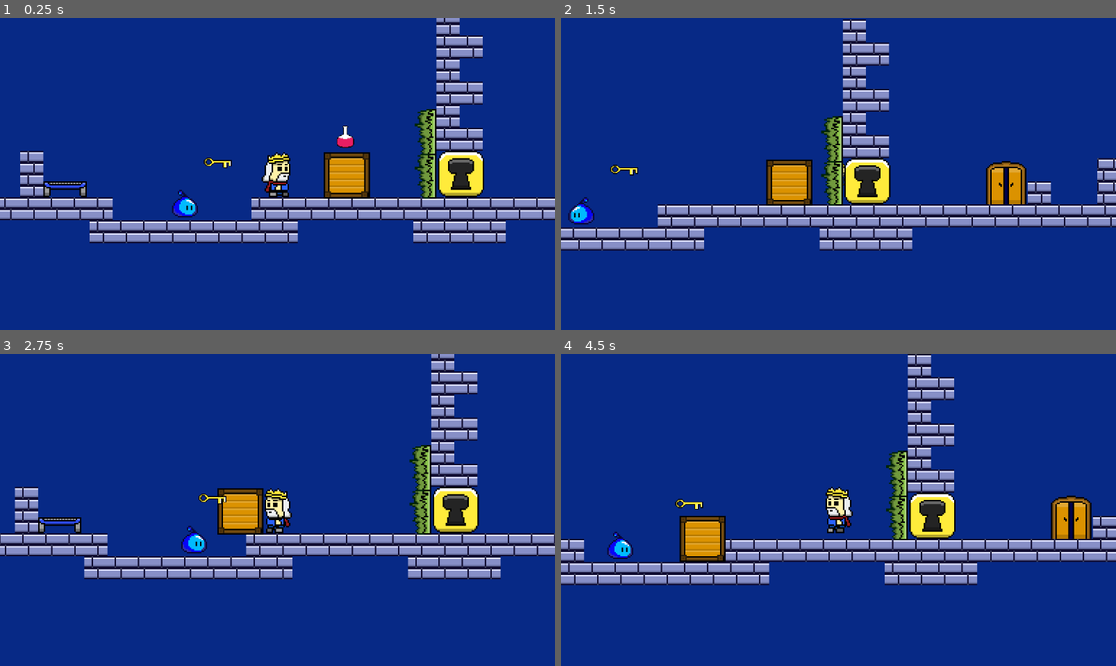
Above: before the commit, frames 1-4 (two rows, left to right).
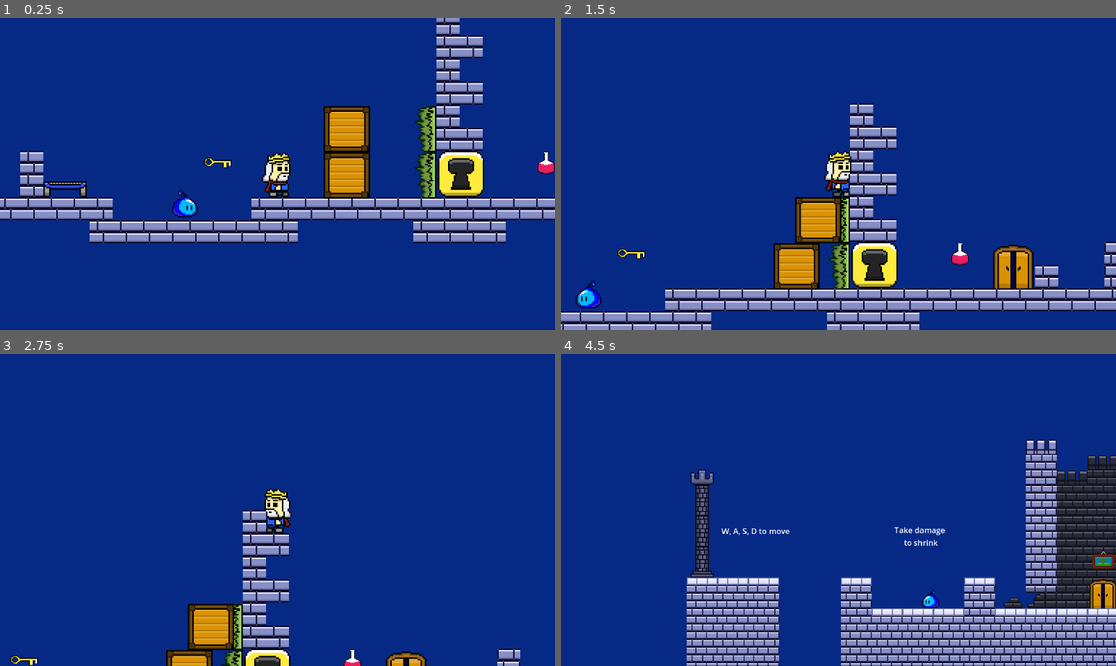
Above: after the commit, the same moments.

Repository: AND0MASTER/gamejam
Game: Godot game, scene res://Scenes/game.tscn
The game is run twice, just before and just after one commit, with the same random seed, the same clock (stepped at 60 frames per second) and the same inputs. This scene is started directly instead of the project's main scene.
Inputs:
- Up to frame 1 (0.25 s): no input
- Up to frame 2 (1.5 s): hold D (move_right) from 0.53 s (still down); tap F (grow) at 0.6, 1.35 s; tap W (jump) at 0.77 s
- Up to frame 3 (2.75 s): tap W (jump) at 1.52 s; release D (move_right) at 2.03 s; hold A (move_left) from 2.03 s (still down); tap F (grow) at 2.1 s
- Up to frame 4 (4.5 s): release A (move_left) at 2.78 s; hold D (move_right) 2.78-4.28 s; tap F (grow) at 2.85, 3.6, 4.35 s; tap W (jump) at 3.02, 3.77 s; hold A (move_left) from 4.28 s (still down)

The runs differ from the first frame. In frame 1, 1.7% of the frame differs, in the area x 58-100%, y 28-51%; in frame 2, 31%; in frame 3, 21%; in frame 4, 38%, in the area x 0-100%, y 0-100%.

Commit message:
box finishing

Diff:
--- a/Scenes/game.tscn
+++ b/Scenes/game.tscn
@@ -156,7 +156,7 @@
 position = Vector2(50, -32)
 
 [node name="Potion" parent="." instance=ExtResource("9_h4fw4")]
-position = Vector2(49, -58)
+position = Vector2(188, -40)
 
 [node name="Key" parent="." instance=ExtResource("10_ldgsr")]
 position = Vector2(-39, -40)
@@ -186,7 +186,10 @@
 position = Vector2(96, -31)
 
 [node name="Vines2" parent="Vines" instance=ExtResource("13_rfjv2")]
-position = Vector2(0, -30)
+position = Vector2(0, -32)
 
 [node name="VineOver" parent="Vines" instance=ExtResource("14_1phco")]
 position = Vector2(5, -72)
+
+[node name="pushBox2" parent="." instance=ExtResource("8_v158k")]
+position = Vector2(50, -66)
--- a/Scenes/push_box.tscn
+++ b/Scenes/push_box.tscn
@@ -10,7 +10,7 @@
 size = Vector2(6, 26)
 
 [sub_resource type="RectangleShape2D" id="RectangleShape2D_h1t8b"]
-size = Vector2(8.5, 26)
+size = Vector2(5.25, 26)
 
 [node name="pushBox" type="Node2D"]
 script = ExtResource("1_g1quh")
@@ -27,7 +27,7 @@
 collision_mask = 2
 
 [node name="CollisionShape2D" type="CollisionShape2D" parent="AreaRight"]
-position = Vector2(15, 2)
+position = Vector2(15, 6)
 shape = SubResource("RectangleShape2D_nfgog")
 
 [node name="Area2Left" type="Area2D" parent="."]
@@ -35,7 +35,7 @@
 collision_mask = 2
 
 [node name="CollisionShape2D" type="CollisionShape2D" parent="Area2Left"]
-position = Vector2(-15.25, 3)
+position = Vector2(-16.625, 6)
 shape = SubResource("RectangleShape2D_h1t8b")
 
 [node name="RayCastLeft" type="RayCast2D" parent="."]
--- a/Scenes/vine_over.tscn
+++ b/Scenes/vine_over.tscn
@@ -12,3 +12,4 @@
 shape = SubResource("RectangleShape2D_ooeqn")
 
 [connection signal="body_entered" from="." to="." method="_on_body_entered"]
+[connection signal="body_exited" from="." to="." method="_on_body_exited"]
Not shown: 1 places in Scenes/menu.tscn that only renumber resources
